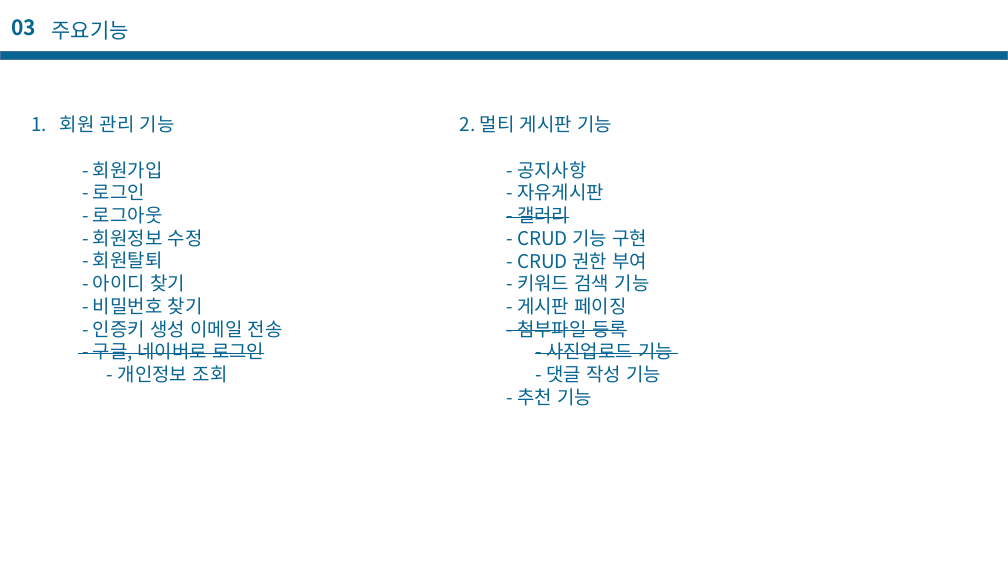
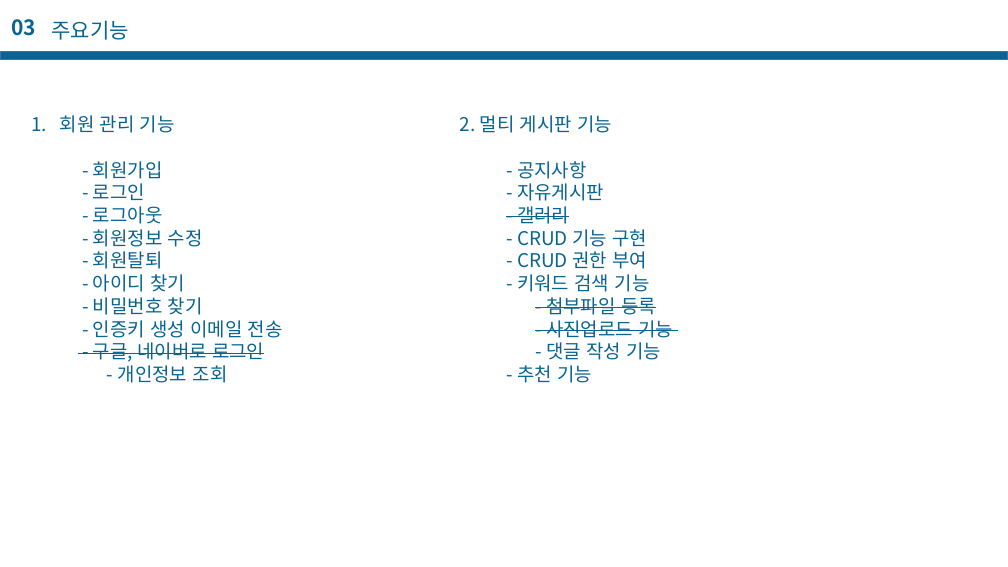
Before and after one commit to casatoo/EducationManager, a slide deck: slide 7 of 프로젝트 기술서.pptx. Drawn at 1008x567 pixels with LibreOffice and Linux fonts; fonts in the diff are those of the drawing. Boxes give left, top, right and bottom in pixels: in the first picture for what was removed or moved away, otherwise in the second. Text is boxed around its words. In the diff, an @@ line names an element or a change of style, - is before the commit and + after.

```diff
--- a/프로젝트 기술서.pptx
+++ b/프로젝트 기술서.pptx
@@ text at [517,297,627,315]: paragraph removed @@
-- 게시판 페이징
```
Also in this commit, not shown: 1 other slide changed, 6 slides added, 2 other files.
